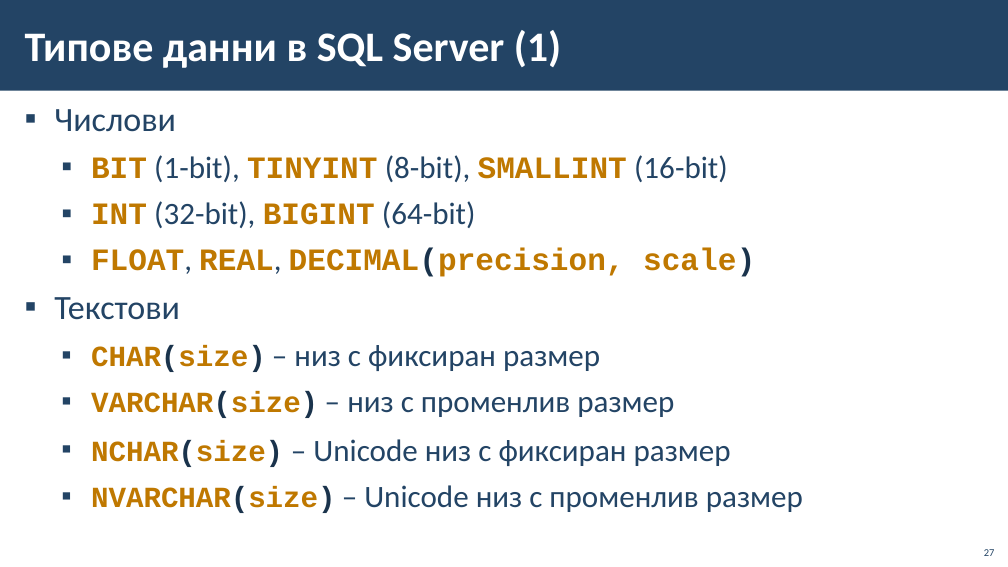
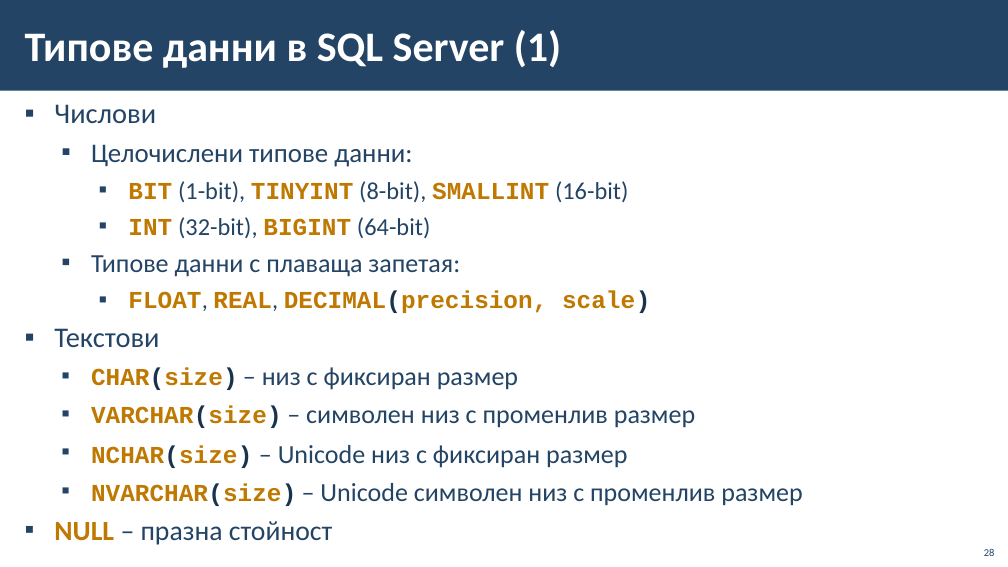
Before and after one commit to BG-IT-Edu/School-Programming, a slide deck: slide 28 of Courses/Software-Sciences/Module-3-Databases-New/02-DBMS/02-DBMS.pptx (slide 27 before the commit). Drawn at 1008x567 pixels with LibreOffice and Linux fonts; fonts in the diff are those of the drawing; background and template pictures are left out. Boxes give left, top, right and bottom in pixels: in the first picture for what was removed or moved away, otherwise in the second. Text is boxed around its words. In the diff, an @@ line names an element or a change of style, - is before the commit and + after.

```diff
--- a/Courses/Software-Sciences/Module-3-Databases-New/02-DBMS/02-DBMS.pptx
+++ b/Courses/Software-Sciences/Module-3-Databases-New/02-DBMS/02-DBMS.pptx
@@ text at <box>54,104,650,468</box>: size 32.4 to 27.1 pt in "Числови", "Текстови"; size 29.6 to 23.2 pt in "BIT (1-bit), TINYINT (8-bit), SMALLINT (16-bit)", "INT (32-bit), BIGINT (64-bit)", "FLOAT, REAL, DECIMAL(precision, scale)"; size 27.8 to 23.2 pt in "CHAR(size)", "NCHAR(size)"; size 29.6 to 24.8 pt in "– низ с фиксиран размер", "– Unicode низ с фиксиран размер"; line spacing 0.9 to 0.8; list level 2 to 3 in "BIT (1-bit), TINYINT (8-bit), SMALLINT ..."; list level 2 to 3 in "INT (32-bit), BIGINT (64-bit)"; list level 2 to 3 in "FLOAT, REAL, DECIMAL(precision, scale)" @@
@@ text at <box>91,144,412,167</box>: paragraph added @@
+  ▪ Целочислени типове данни:
@@ text at <box>91,255,460,277</box>: paragraph added @@
+  ▪ Типове данни с плаваща запетая:
@@ text at <box>91,405,695,428</box>: text changed; size 29.6 to 24.8 pt @@
-  ▪ VARCHAR(size) – низ с променлив размер
+  ▪ VARCHAR(size) – символен низ с променлив размер
@@ text at <box>54,483,802,545</box>: text changed; size 29.6 to 24.8 pt @@
-  ▪ NVARCHAR(size) – Unicode низ с променлив размер
+  ▪ NVARCHAR(size) – Unicode символен низ с променлив размер
+▪ NULL – празна стойност
@@ page number at <box>984,549,995,556</box>: text changed @@
-27
+28
```
Also in this commit, not shown: 1 other slide changed, 1 slide added.
